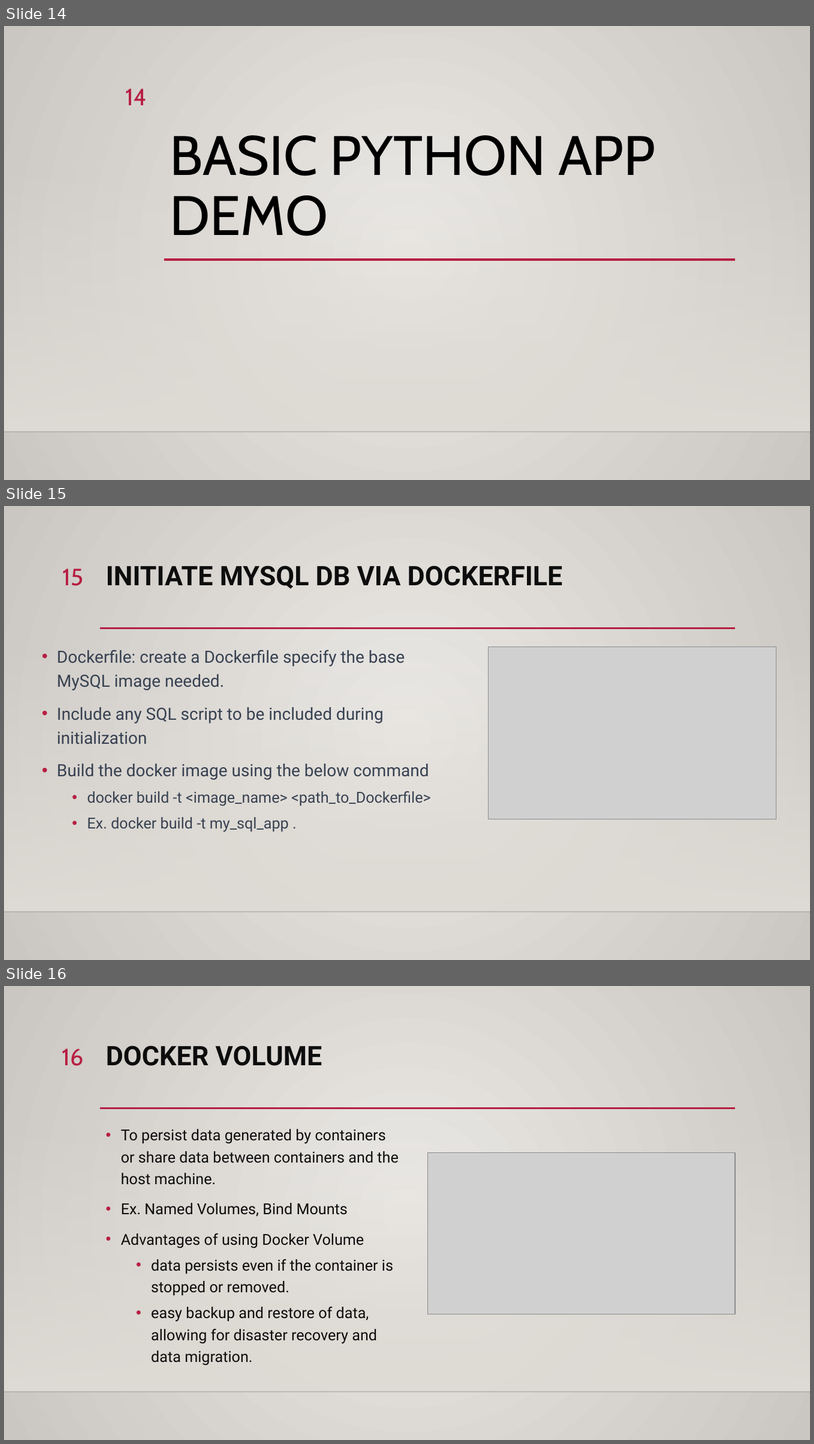
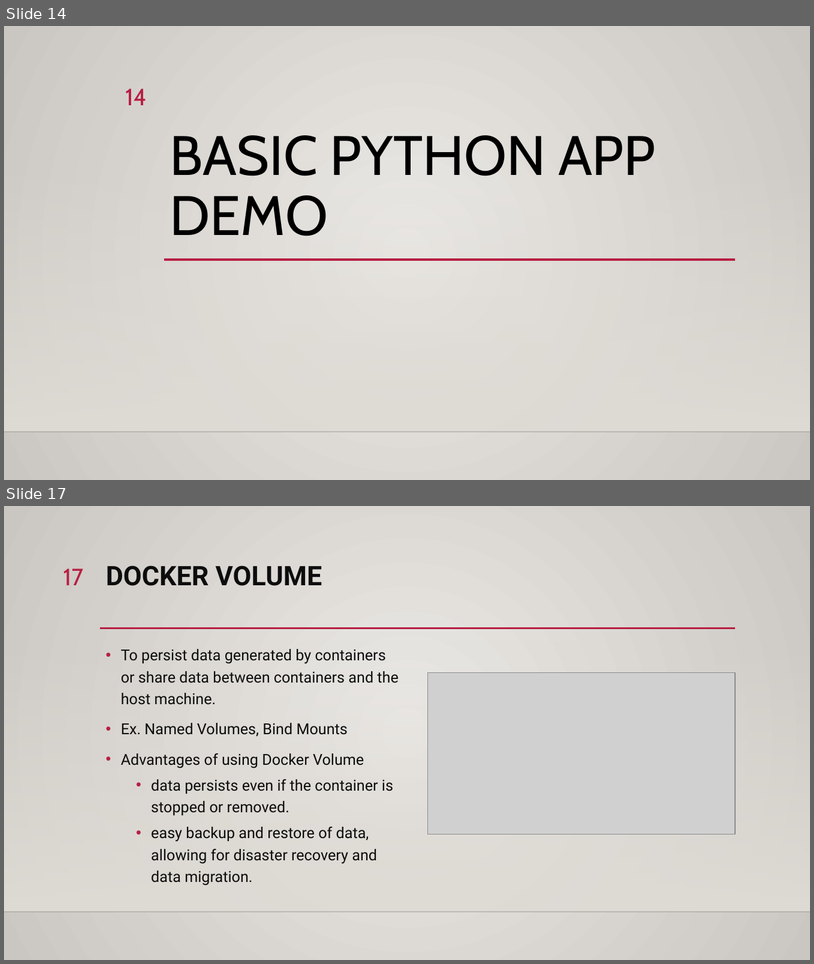
Before and after one commit to ddum-sutd/docker_workshop, a slide deck: Docker_workshop.pptx. Shown one above the other, each under a label of ours: slides 14, 15 and 16 before the commit, slides 14 and 17 after it; the slides between them are not shown. The pictures are 814x1444 and 814x964 pixels, drawn with LibreOffice and Linux fonts; fonts in the diff are those of the drawing; grey boxes stand for pictures; background and template pictures are left out. Boxes give left, top, right and bottom in pixels: in the first picture for what was removed or moved away, otherwise in the second. Text is boxed around its words. In the diff, an @@ line names an element or a change of style, - is before the commit and + after.

```diff
--- a/Docker_workshop.pptx
+++ b/Docker_workshop.pptx
@@ slide 15 removed at [4,506,810,960], background gradient #ECEAE7 to #CAC7C1; not listed: 3 template elements that a slide beside it also shows @@
@@ page number removed at [62,568,83,586] @@
-15
@@ title removed at [106,565,563,589] @@
-INITIATE MYSQL DB VIA DOCKERFILE
@@ text removed at [57,649,431,832] @@
-• Dockerfile: create a Dockerfile specify the base MySQL image needed.
-• Include any SQL script to be included during initialization
-• Build the docker image using the below command
-  • docker build -t <image_name> <path_to_Dockerfile>
-  • Ex. docker build -t my_sql_app .
@@ picture removed at [489,647,777,819] @@
@@ what was slide 16 is now slide 17 @@
@@ page number at [63,568,84,585]: text changed @@
-16
+17
```
Also in this commit, not shown: 5 slides changed, 7 other files.
